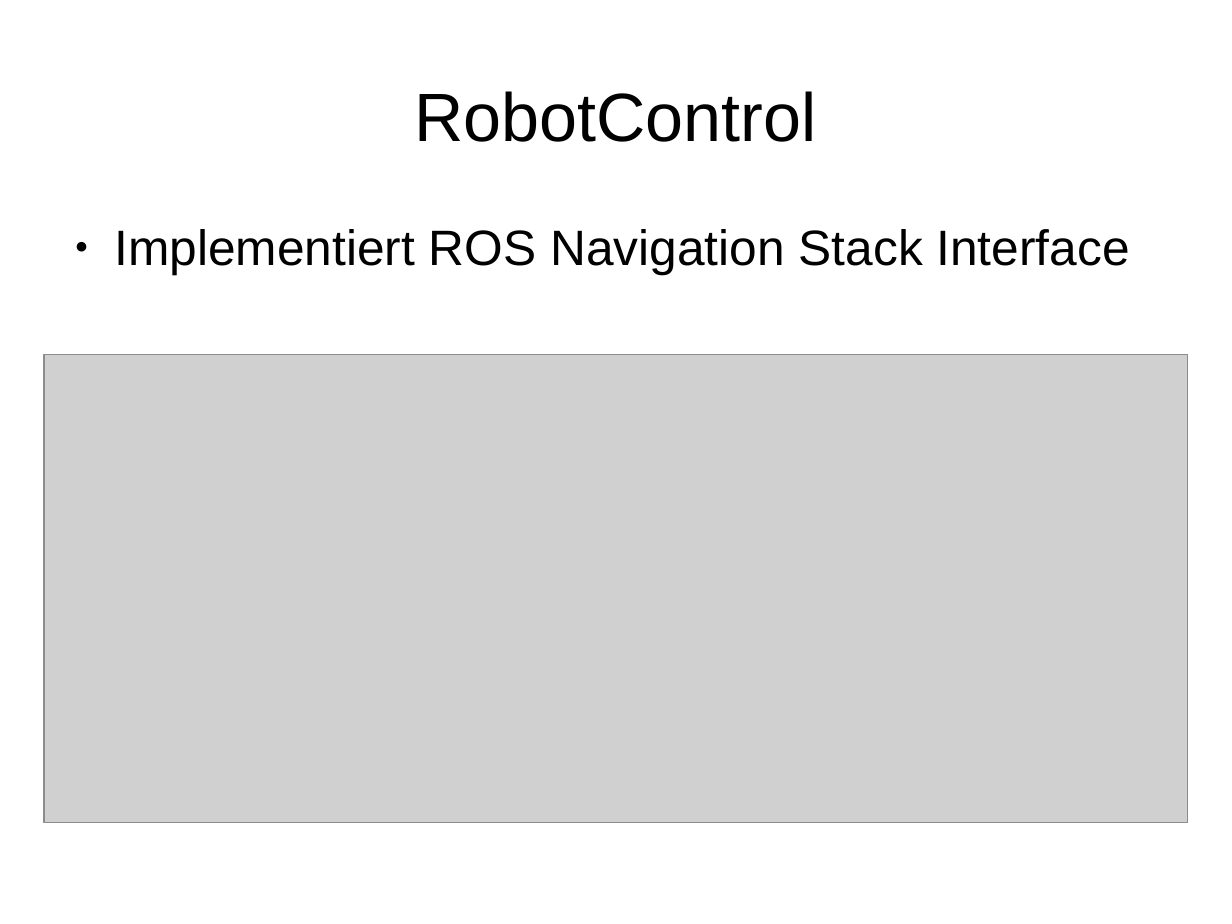
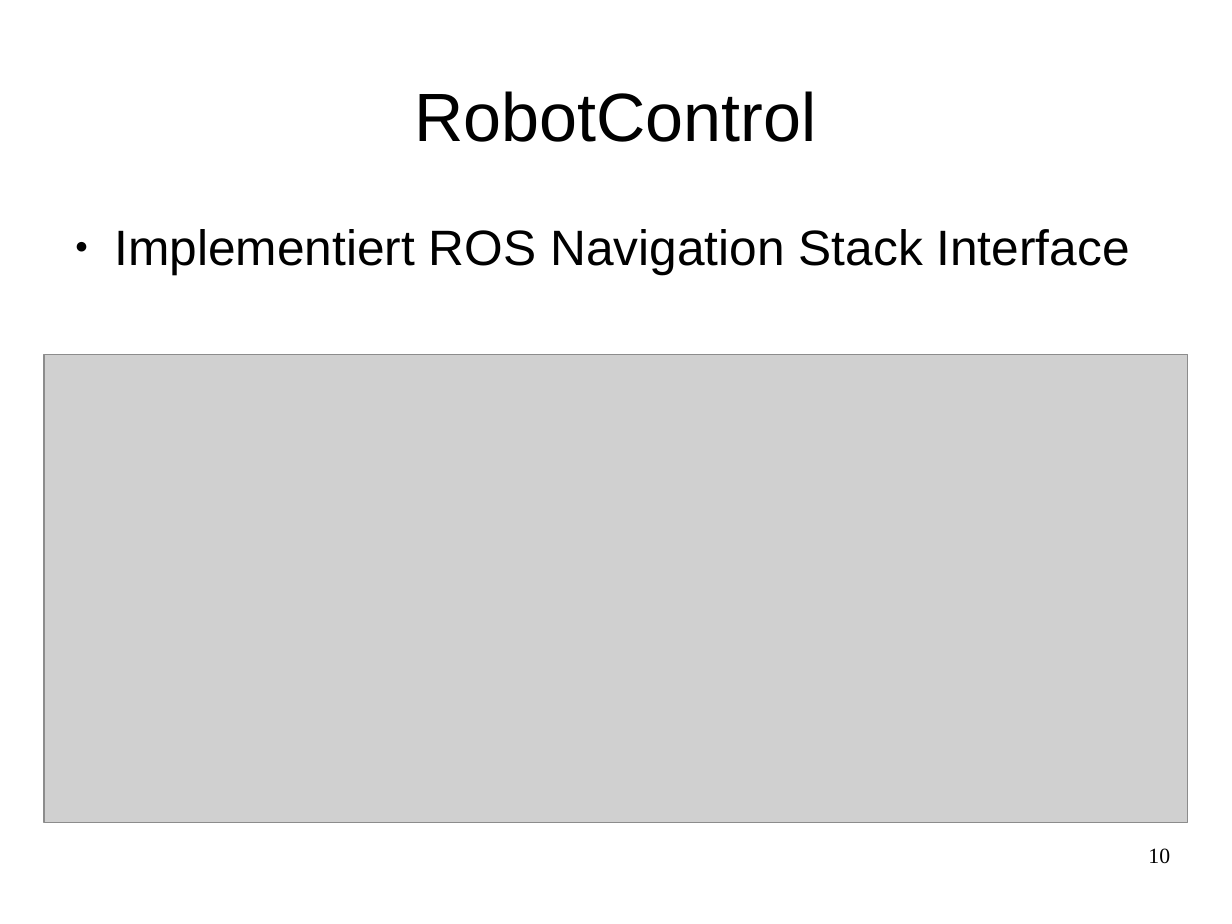
Before and after one commit to Smart-Minotaur/nxt_minotaur, a slide deck: slide 10 of doc/Präsentation.odp (slide 9 before the commit). Drawn at 1232x924 pixels with LibreOffice and Linux fonts; fonts in the diff are those of the drawing; grey boxes stand for pictures. Boxes give left, top, right and bottom in pixels: in the first picture for what was removed or moved away, otherwise in the second. Text is boxed around its words. In the diff, an @@ line names an element or a change of style, - is before the commit and + after.

```diff
--- a/doc/Präsentation.odp
+++ b/doc/Präsentation.odp
@@ page number added at (1148, 848, 1170, 864), 14 pt, text #000000 @@
+10
```
Also in this commit, not shown: 18 other slides changed, 6 slides added, 3 slides removed.
